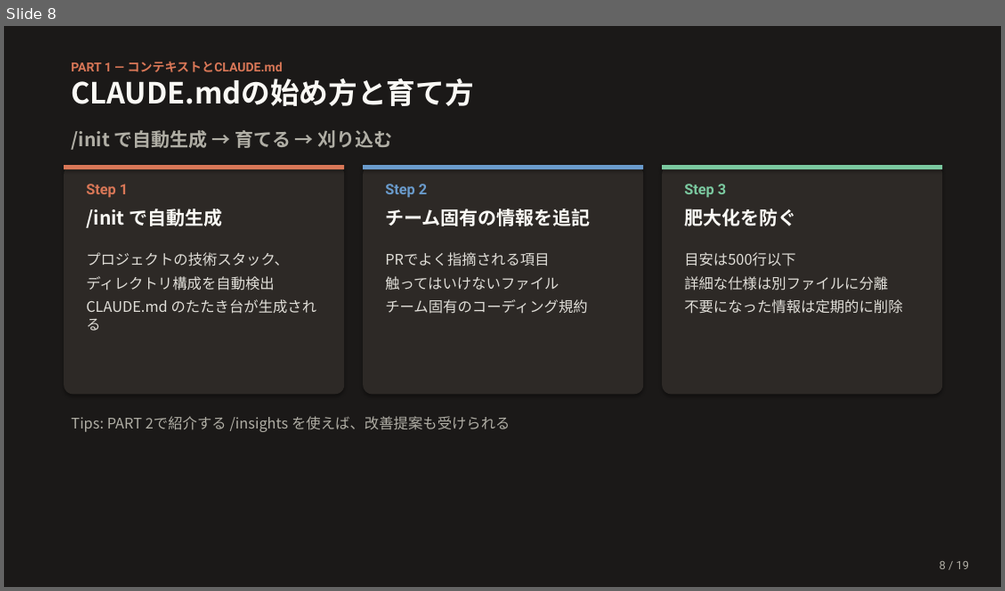
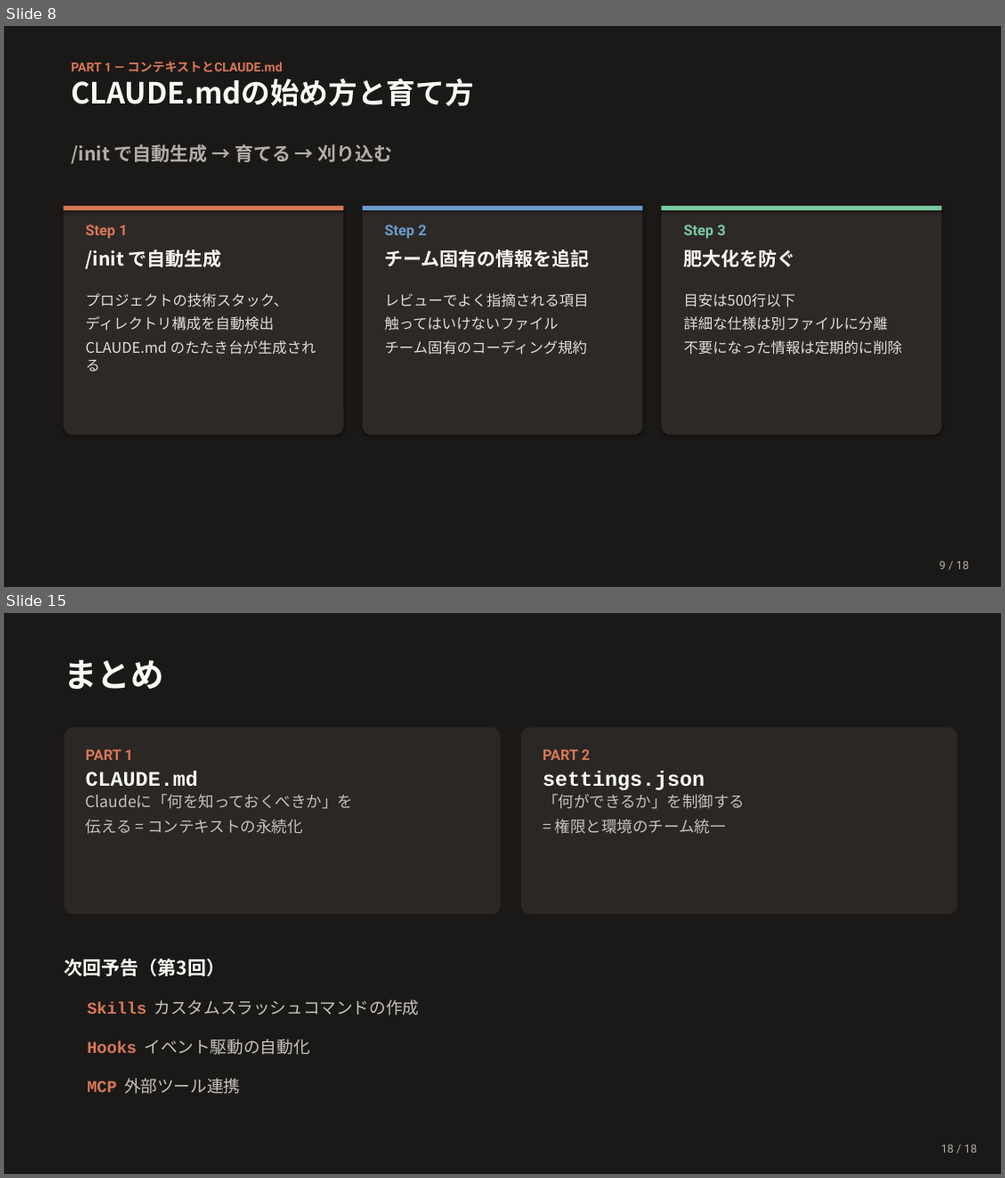
Before and after one commit to Ischca/zenn, a slide deck: slides/Claude_session2.pptx. Shown one above the other, each under a label of ours: slide 8 before the commit, slides 8 and 15 after it; the slides between them are not shown. The pictures are 1005x591 and 1005x1178 pixels, drawn with LibreOffice and Linux fonts; fonts in the diff are those of the drawing. Boxes give left, top, right and bottom in pixels: in the first picture for what was removed or moved away, otherwise in the second. Text is boxed around its words. In the diff, an @@ line names an element or a change of style, - is before the commit and + after.

```diff
--- a/slides/Claude_session2.pptx
+++ b/slides/Claude_session2.pptx
@@ slide 15 added at (4, 613, 1001, 1174), background #1B1918 @@
@@ text added at (65, 659, 164, 690), 32 pt, text #FAF9F5, bold @@
+まとめ
@@ rounded rectangle added at (65, 728, 501, 915), fill #2A2725, 15 pt, text #C5C3BB @@
+PART 1
+CLAUDE.md
+Claudeに「何を知っておくべきか」を
+伝える = コンテキストの永続化
@@ rounded rectangle added at (521, 728, 957, 915), fill #2A2725, 15 pt, text #C5C3BB @@
+PART 2
+settings.json
+「何ができるか」を制御する
+= 権限と環境のチーム統一
@@ text added at (65, 958, 225, 976), 18 pt, text #FAF9F5, bold @@
+次回予告（第3回）
@@ text added at (87, 999, 420, 1015), 16 pt, text #C5C3BB @@
+Skills カスタムスラッシュコマンドの作成
@@ text added at (87, 1038, 309, 1054), 16 pt, text #C5C3BB @@
+Hooks イベント駆動の自動化
@@ text added at (87, 1078, 240, 1094), 16 pt, text #C5C3BB @@
+MCP 外部ツール連携
@@ text added at (941, 1144, 977, 1152), 11 pt, text #B0AEA5 @@
+18 / 18
@@ slide 8 changed as well @@
@@ text "/init で自動生成 → 育てる → ...": place and size @@
-text "/init で自動生成 → 育てる → ..." at (71, 130, 393, 150)
+text "/init で自動生成 → 育てる → ..." at (71, 144, 393, 164)
@@ 8 texts, 3 rounded rectangles, 3 rectangles: place and size @@
-8 texts, 3 rounded rectangles, 3 rectangles at (64, 165, 942, 394)
+8 texts, 3 rounded rectangles, 3 rectangles at (63, 206, 942, 435)
@@ text "レビューでよく指摘される項目": place and size @@
-text "レビューでよく指摘される項目" at (385, 252, 587, 313)
+text "レビューでよく指摘される項目" at (385, 293, 589, 354)
@@ text at (385, 293, 589, 307): text changed @@
-PRでよく指摘される項目
+レビューでよく指摘される項目
@@ text removed at (71, 416, 510, 432) @@
-Tips: PART 2で紹介する /insights を使えば、改善提案も受けられる
```
Also in this commit, not shown: 6 other slides changed, 7 other slides added, 12 slides removed, 8 other files.
